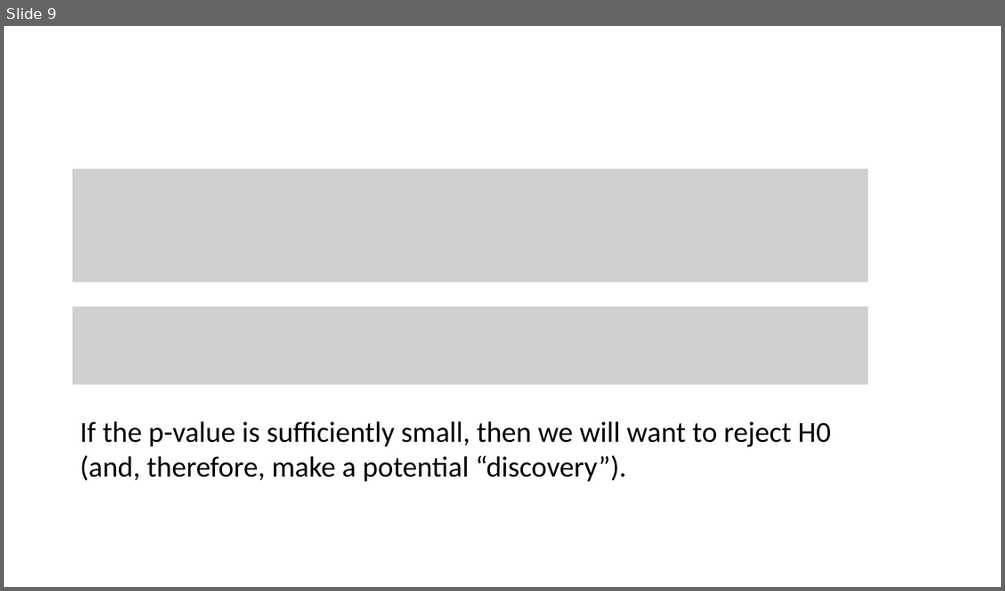
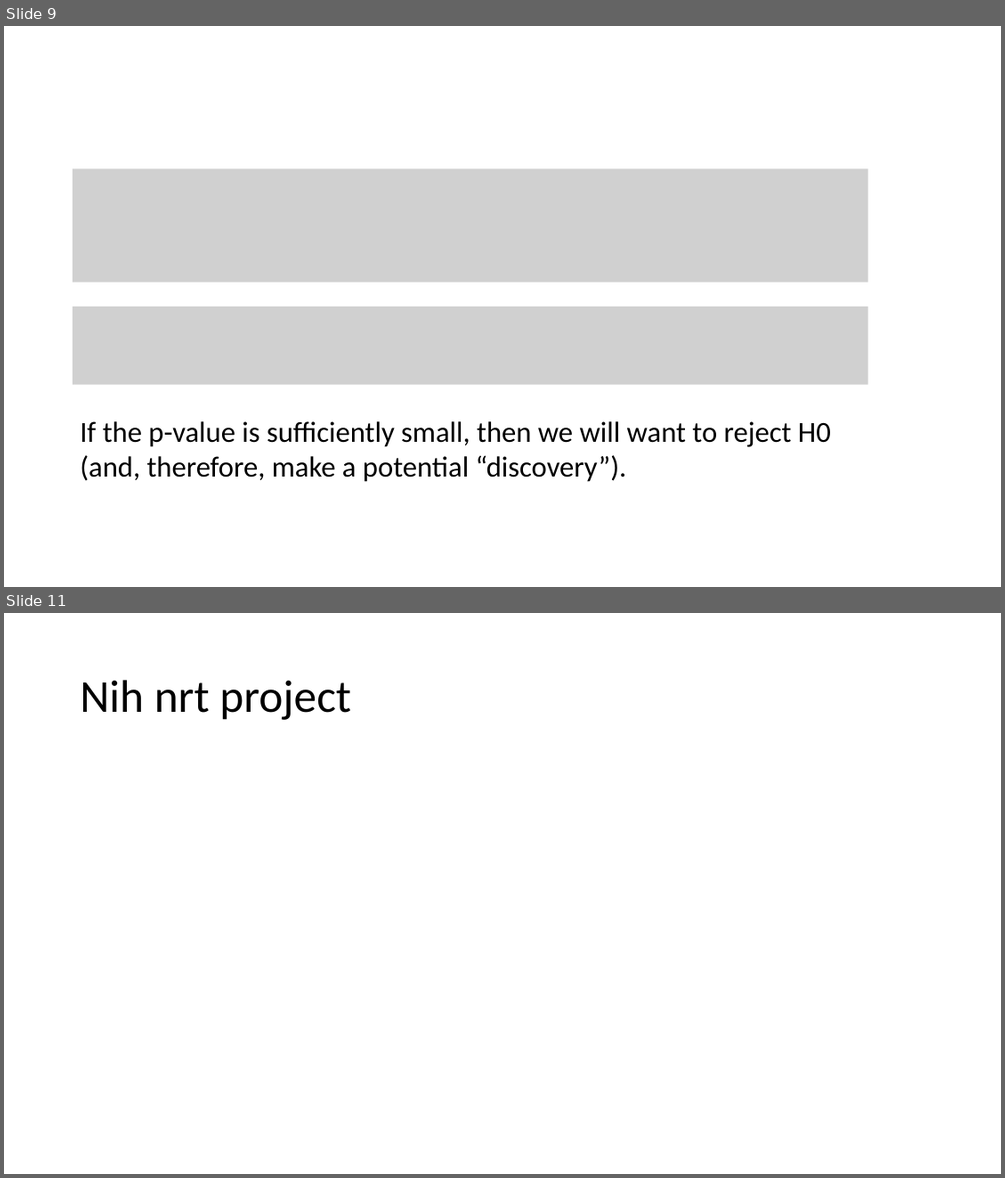
Before and after one commit to tianzheng4/tianzheng4.github.io, a slide deck: _umkc-teaching/slides/Lecture13.pptx. Shown one above the other, each under a label of ours: slide 9 before the commit, slides 9 and 11 after it; the slides between them are not shown. The pictures are 1005x591 and 1005x1178 pixels, drawn with LibreOffice and Linux fonts; fonts in the diff are those of the drawing; grey boxes stand for pictures. Boxes give left, top, right and bottom in pixels: in the first picture for what was removed or moved away, otherwise in the second. Text is boxed around its words. In the diff, an @@ line names an element or a change of style, - is before the commit and + after.

```diff
--- a/_umkc-teaching/slides/Lecture13.pptx
+++ b/_umkc-teaching/slides/Lecture13.pptx
@@ slide 11 added at bbox=[4, 613, 1001, 1174], background #FFFFFF @@
@@ title added at bbox=[80, 680, 351, 720], 44 pt, text #000000 @@
+Nih nrt project
```
Also in this commit, not shown: 1 other slide added, 7 other files.
